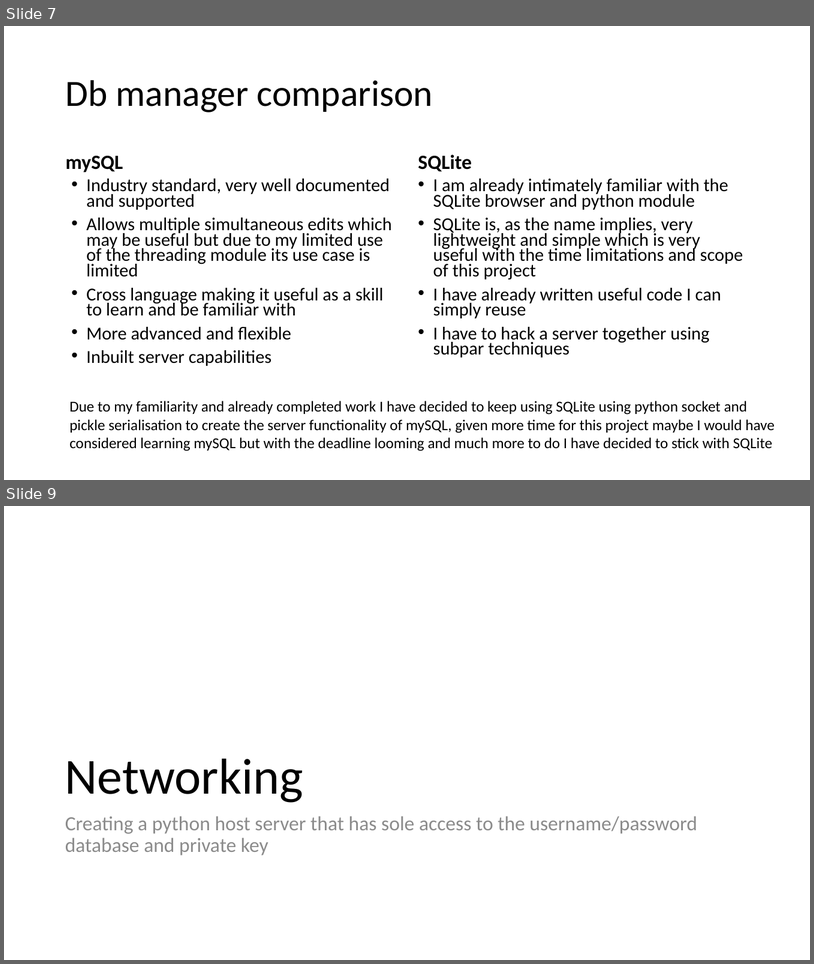
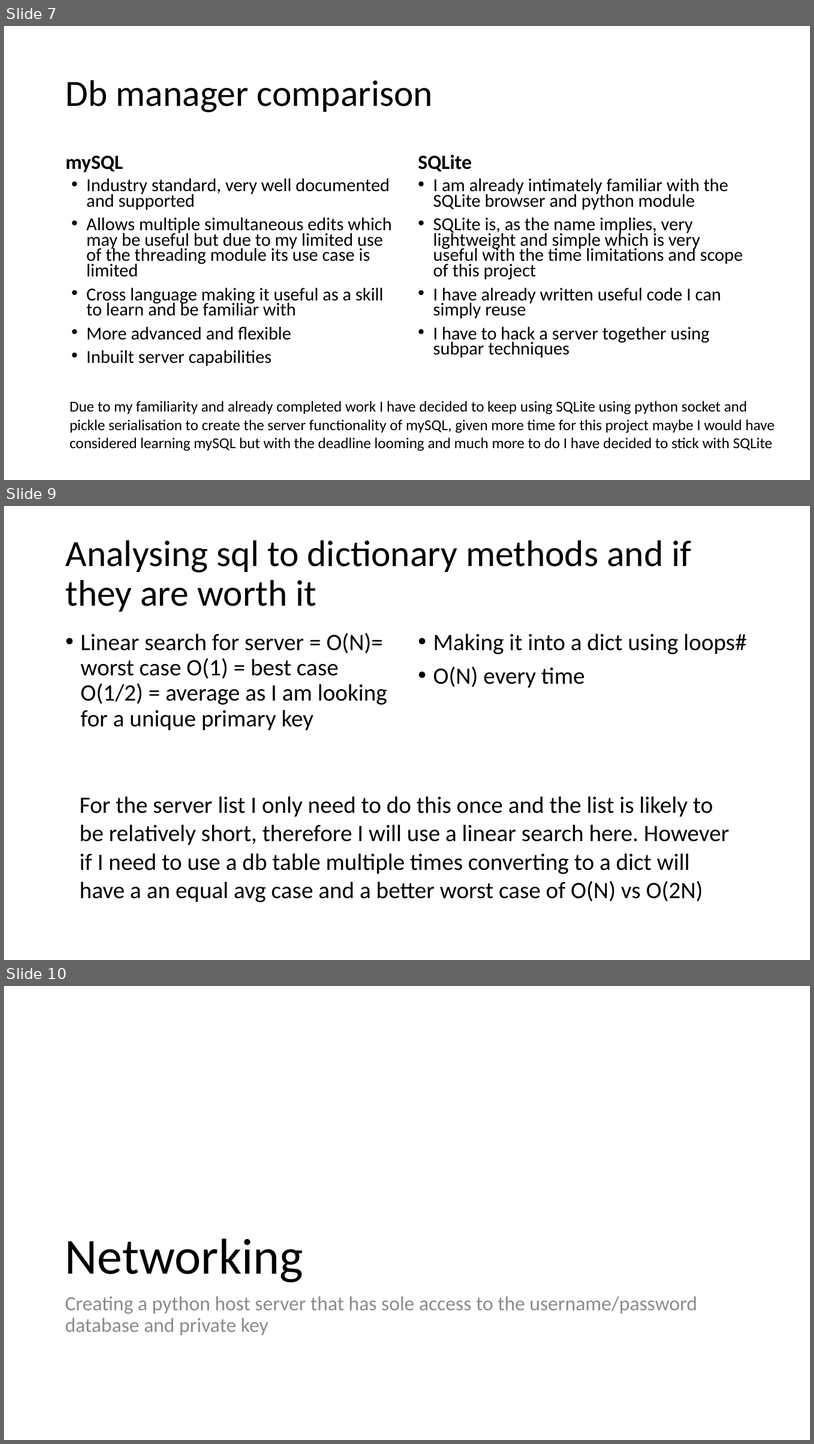
Before and after one commit to curtben1/actualCoursework, a slide deck: dev log.pptx. Shown one above the other, each under a label of ours: slides 7 and 9 before the commit, slides 7, 9 and 10 after it; the slides between them are not shown. The pictures are 814x964 and 814x1444 pixels, drawn with LibreOffice and Linux fonts; fonts in the diff are those of the drawing. Boxes give left, top, right and bottom in pixels: in the first picture for what was removed or moved away, otherwise in the second. Text is boxed around its words. In the diff, an @@ line names an element or a change of style, - is before the commit and + after.

```diff
--- a/dev log.pptx
+++ b/dev log.pptx
@@ slide 9 added at bbox=[4, 506, 810, 960], background #FFFFFF @@
@@ title added at bbox=[65, 540, 692, 612], 44 pt, text #000000 @@
+Analysing sql to dictionary methods and if they are worth it
@@ text added at bbox=[81, 633, 387, 730], 28 pt, text #000000 @@
+• Linear search for server = O(N)= worst case O(1) = best case O(1/2) = average as I am looking for a unique primary key
@@ text added at bbox=[434, 633, 747, 688], 28 pt, text #000000 @@
+• Making it into a dict using loops#
+• O(N) every time
@@ text added at bbox=[80, 796, 729, 902], 28 pt, text #000000 @@
+For the server list I only need to do this once and the list is likely to be relatively short, therefore I will use a linear search here. However if I need to use a db table multiple times converting to a dict will have a an equal avg case and a better worst case of O(N) vs O(2N)
@@ what was slide 9 is now slide 10 @@
```
Also in this commit, not shown: 1 slide changed.
